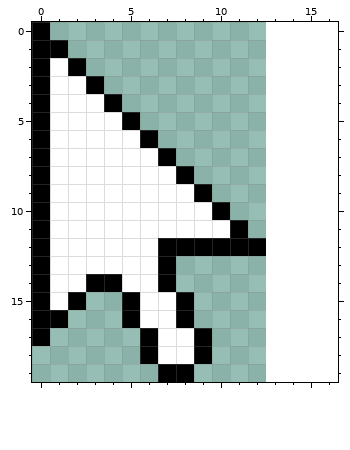
Pixel-art file -- support/cursor.aseprite. Above is the file before it was changed.
13x20 pixels, 1 frame. The old version is drawn lined up with the new one, on the new canvas.
The result:
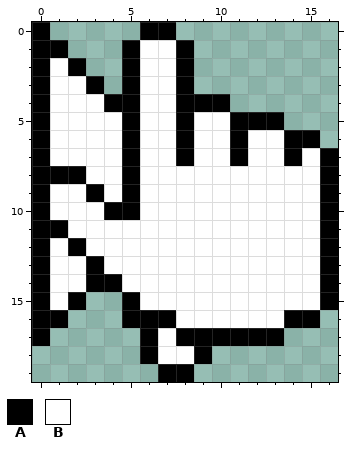
Palette (. is transparent): A #000000  B #ffffff
What changed:
canvas 13x20 -> 17x20
y 0: x 6..7 .. -> AA
y 1..3: x 5..8 .... -> ABBA
y 4: x 5..10 ...... -> ABBAAA
y 5: x 6..13 ........ -> BBABBAAA
y 6: x 5..15 BA......... -> ABBABBABBAA
y 7: x 5 B -> A; x 7..16 A......... -> BABBABBABA
y 8: x 1..2 BB -> AA; x 5 B -> A; x 8..16 A........ -> BBBBBBBBA
y 9: x 3 B -> A; x 5 B -> A; x 9..16 A....... -> BBBBBBBA
y 10: x 4..5 BB -> AA; x 10..16 A...... -> BBBBBBA
y 11: x 1 B -> A; x 11..16 A..... -> BBBBBA
y 12: x 2 B -> A; x 7..16 AAAAAA.... -> BBBBBBBBBA
y 13: x 3 B -> A; x 7..16 A......... -> BBBBBBBBBA
y 14: x 7..16 A......... -> BBBBBBBBBA
y 15: x 8..16 A........ -> BBBBBBBBA
y 16: x 6..15 BBA....... -> AABBBBBBAA
y 17: x 8 B -> A; x 10..13 .... -> AAAA
